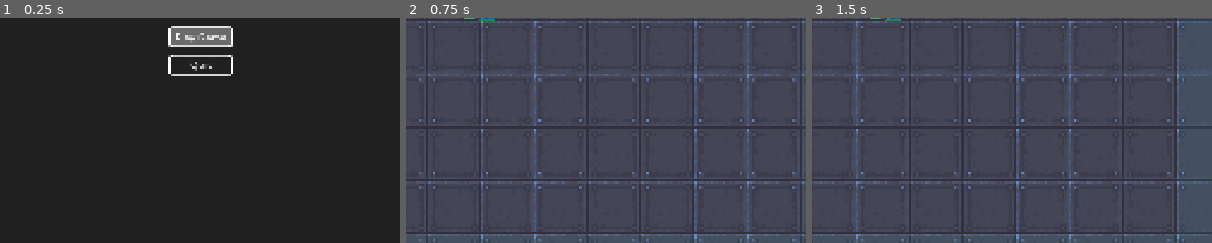
Above: before the commit, frames 1-3 (left to right).
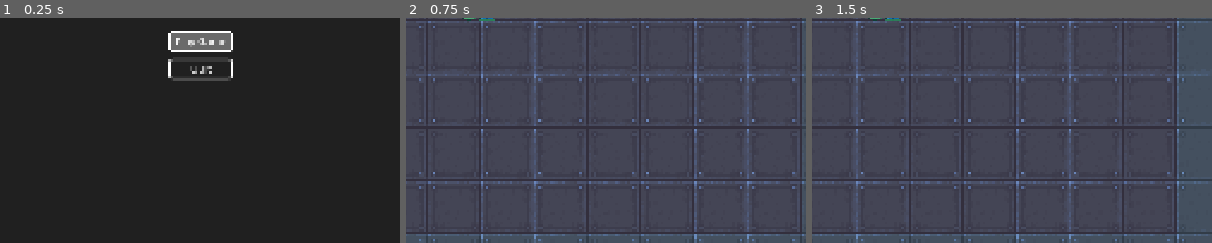
Above: after the commit, the same moments.

Repository: jcronenberg/hackweek-survivor
Game: Godot game, scene res://src/menu/menu.tscn
Two runs of this game, one before a commit and one after it. Both use one fixed random seed, a clock stepped at 60 frames per second and the inputs below.
Inputs:
- Up to frame 1 (0.25 s): no input
- Up to frame 2 (0.75 s): click "Play Game" at 0.5 s
- Up to frame 3 (1.5 s): tap Enter at 1.25 s; hold Right (ui_right) from 1.28 s (still down)
The pictures show only the part of the screen within x 41-91%, y 49-99%; the shares and areas given below are measured in that part.

The runs differ from the first frame. In frame 1, 2.0% of the frame differs, in the area x 42-59%, y 3-28%; in frame 2, nothing differs; in frame 3, nothing differs.

Commit message:
Rework Ui to be more extendable
Also adds a return to game button to the pause menu.

Diff:
--- a/assets/ui_theme.tres
+++ b/assets/ui_theme.tres
@@ -54,3 +54,4 @@
 Button/styles/hover = SubResource("StyleBoxFlat_sblgy")
 Button/styles/normal = SubResource("StyleBoxFlat_56xr1")
 Button/styles/pressed = SubResource("StyleBoxFlat_yvra3")
+VBoxContainer/constants/separation = 24
--- a/src/autoload/global.gd
+++ b/src/autoload/global.gd
@@ -1,6 +1,9 @@
 extends Node
 
 signal game_over
+
+const GAME = preload("uid://dgo4jknqxinhf")
+const MENU = preload("uid://cpofklbo6xjew")
 
 @onready var ui: Ui
 var kill_count: int = 0:
@@ -12,15 +15,28 @@
 		if value % 51 == 50:
 			get_player().weapon.fire_amount += 1
 
+
 func _ready() -> void:
 	game_over.connect(_on_game_over_emitted)
+
 
 func get_player() -> Player:
 	return get_tree().root.get_node("Game/Player") as Player
 
+
 func get_ui() -> Ui:
 	return ui
 
+
+func return_to_menu() -> void:
+	get_tree().paused = false
+	get_tree().change_scene_to_packed(MENU)
+
+
+func start_game() -> void:
+	get_tree().change_scene_to_packed(GAME)
+
+
 func _on_game_over_emitted() -> void:
-	get_ui().set_game_over(true)
+	get_ui().set_game_over()
 	get_tree().paused = true
--- a/src/menu/menu.gd
+++ b/src/menu/menu.gd
@@ -1,6 +1,4 @@
 extends Control
-
-const GAME = preload("uid://dgo4jknqxinhf")
 
 
 func _ready() -> void:
@@ -8,7 +6,7 @@
 
 
 func _on_play_button_pressed() -> void:
-	get_tree().change_scene_to_packed(GAME)
+	Global.start_game()
 
 
 func _on_quit_button_pressed() -> void:
--- /dev/null
+++ b/src/ui/game_over_screen.gd
@@ -0,0 +1,9 @@
+extends VBoxContainer
+
+
+func _ready() -> void:
+	%MenuButton.grab_focus()
+
+
+func _on_menu_button_pressed() -> void:
+	Global.return_to_menu()
--- /dev/null
+++ b/src/ui/game_over_screen.tscn
@@ -0,0 +1,23 @@
+[gd_scene load_steps=2 format=3 uid="uid://dtoedoqiavd80"]
+
+[ext_resource type="Script" uid="uid://collgs5fc5fbe" path="res://src/ui/game_over_screen.gd" id="1_wmw1d"]
+
+[node name="GameOverScreen" type="VBoxContainer"]
+script = ExtResource("1_wmw1d")
+
+[node name="GameOverLabel" type="Label" parent="."]
+unique_name_in_owner = true
+layout_mode = 2
+theme_override_colors/font_color = Color(0.7806942, 4.548356e-06, 4.813075e-07, 1)
+theme_override_colors/font_outline_color = Color(0, 0, 0, 1)
+theme_override_constants/outline_size = 10
+theme_override_font_sizes/font_size = 106
+text = "Game over"
+
+[node name="MenuButton" type="Button" parent="."]
+unique_name_in_owner = true
+layout_mode = 2
+size_flags_horizontal = 4
+text = "Return to menu"
+
+[connection signal="pressed" from="MenuButton" to="." method="_on_menu_button_pressed"]
--- /dev/null
+++ b/src/ui/pause_menu.gd
@@ -0,0 +1,13 @@
+extends VBoxContainer
+
+
+func _ready() -> void:
+	%ReturnGameButton.grab_focus()
+
+
+func _on_return_game_button_pressed() -> void:
+	Global.get_ui().toggle_pause_menu()
+
+
+func _on_return_menu_button_pressed() -> void:
+	Global.return_to_menu()
--- /dev/null
+++ b/src/ui/pause_menu.tscn
@@ -0,0 +1,18 @@
+[gd_scene load_steps=2 format=3 uid="uid://c3o5b2h8xwx15"]
+
+[ext_resource type="Script" uid="uid://bdck710ru2ftj" path="res://src/ui/pause_menu.gd" id="1_yqfnv"]
+
+[node name="PauseMenu" type="VBoxContainer"]
+script = ExtResource("1_yqfnv")
+
+[node name="ReturnGameButton" type="Button" parent="."]
+unique_name_in_owner = true
+layout_mode = 2
+text = "Return to game"
+
+[node name="ReturnMenuButton" type="Button" parent="."]
+layout_mode = 2
+text = "Return to menu"
+
+[connection signal="pressed" from="ReturnGameButton" to="." method="_on_return_game_button_pressed"]
+[connection signal="pressed" from="ReturnMenuButton" to="." method="_on_return_menu_button_pressed"]
--- a/src/ui/ui.gd
+++ b/src/ui/ui.gd
@@ -1,7 +1,8 @@
 class_name Ui
 extends Control
 
-const MENU = preload("uid://cpofklbo6xjew")
+const GAME_OVER_SCREEN = preload("uid://dtoedoqiavd80")
+const PAUSE_MENU = preload("uid://c3o5b2h8xwx15")
 
 var time_elapsed: float = 0.0
 var minutes: int
@@ -15,11 +16,10 @@
 	%TimerLabel.text = "%02d:%02d" % [minutes, seconds]
 
 
-func set_game_over(state: bool) -> void:
-	%GameOverLabel.visible = state
-	%Menu.visible = state
-	if state:
-		%MenuButton.grab_focus()
+func set_game_over() -> void:
+	var game_over_screen = GAME_OVER_SCREEN.instantiate()
+	%Menu.visible = true
+	%MenuContainer.add_child(game_over_screen)
 
 
 func set_kill_count(amount: int) -> void:
@@ -28,12 +28,20 @@
 
 func _input(event: InputEvent) -> void:
 	if event.is_action_pressed("ui_cancel"):
-		paused = not paused
-		%Menu.visible = paused
-		%MenuButton.grab_focus()
-		get_tree().paused = paused
+		toggle_pause_menu()
 
 
-func _on_menu_button_pressed() -> void:
-	get_tree().paused = false
-	get_tree().change_scene_to_packed(MENU)
+func toggle_pause_menu() -> void:
+	paused = not paused
+	%Menu.visible = paused
+	get_tree().paused = paused
+
+	if paused:
+		_clear_menu_container()
+		var pause_menu = PAUSE_MENU.instantiate()
+		%MenuContainer.add_child(pause_menu)
+
+
+func _clear_menu_container() -> void:
+	for child in %MenuContainer.get_children():
+		child.queue_free()
--- a/src/ui/ui.tscn
+++ b/src/ui/ui.tscn
@@ -65,32 +65,11 @@
 grow_vertical = 2
 color = Color(0, 0, 0, 0.5372549)
 
-[node name="CenterContainer" type="CenterContainer" parent="Menu"]
+[node name="MenuContainer" type="CenterContainer" parent="Menu"]
+unique_name_in_owner = true
 layout_mode = 1
 anchors_preset = 15
 anchor_right = 1.0
 anchor_bottom = 1.0
 grow_horizontal = 2
 grow_vertical = 2
-
-[node name="VBoxContainer" type="VBoxContainer" parent="Menu/CenterContainer"]
-layout_mode = 2
-theme_override_constants/separation = 24
-
-[node name="GameOverLabel" type="Label" parent="Menu/CenterContainer/VBoxContainer"]
-unique_name_in_owner = true
-visible = false
-layout_mode = 2
-theme_override_colors/font_color = Color(0.7806942, 4.548356e-06, 4.813075e-07, 1)
-theme_override_colors/font_outline_color = Color(0, 0, 0, 1)
-theme_override_constants/outline_size = 10
-theme_override_font_sizes/font_size = 106
-text = "Game over"
-
-[node name="MenuButton" type="Button" parent="Menu/CenterContainer/VBoxContainer"]
-unique_name_in_owner = true
-layout_mode = 2
-size_flags_horizontal = 4
-text = "Return to menu"
-
-[connection signal="pressed" from="Menu/CenterContainer/VBoxContainer/MenuButton" to="." method="_on_menu_button_pressed"]
Not shown, added: src/ui/game_over_screen.gd.uid
Not shown, added: src/ui/pause_menu.gd.uid
